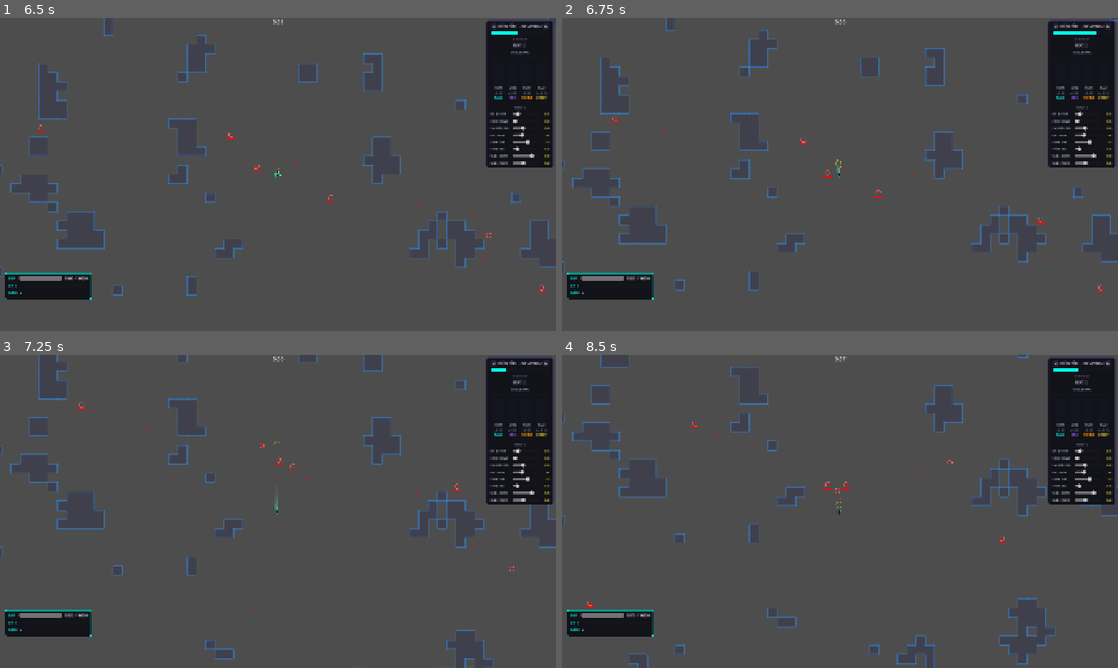
Above: before the commit, frames 1-4 (two rows, left to right).
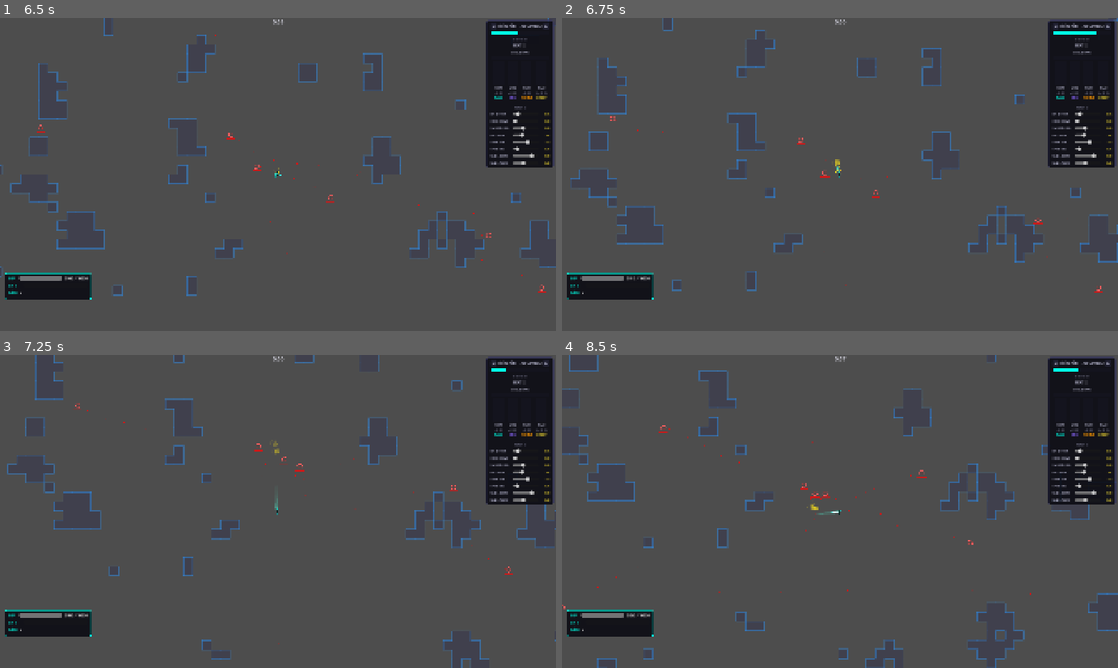
Above: after the commit, the same moments.

Repository: M-E-7/mob-fighter
Game: Godot game, scene res://Levels/MainMenu/MainMenu.tscn
Same seed, same stepped clock (60 frames per second), same inputs: the game is played once before the commit and once after it. Sound files missing from this copy of the repository are replaced by a short silence.
Inputs (mouse positions are in pixels of both pictures, inside the frame that each line leads up to):
- Up to frame 1 (6.5 s): tap Enter at 0.5 s; move the mouse to (400, 158) at 0.52 s; press the mouse at (400, 158) at 0.53 s; hold Right (ui_right) 0.53-1.25 s; release the mouse at (400, 158) at 1.25 s; drag from (166, 190) to (278, 174) at 1.27 s; click "◀" at 2 s; click "▶" at 2.75 s; move the mouse to (333, 105) at 3.52 s; hold Right (ui_right) 3.53-4.25 s; tap Ctrl at 3.6 s; drag from (250, 237) to (38, 89) at 4.27 s; move the mouse to (444, 221) at 5.02 s; press the mouse at (444, 221) at 5.03 s; hold Left (ui_left) 5.03-5.75 s; release the mouse at (444, 221) at 5.75 s; drag from (111, 127) to (389, 215) at 5.77 s
- Up to frame 2 (6.75 s): tap Space (thrust_forward, bound only after the commit) at 6.5 s; move the mouse to (867, 174) at 6.52 s; hold Down (ui_down) from 6.53 s (still down); tap Ctrl at 6.6 s; click (867, 174) at 6.67 s
- Up to frame 3 (7.25 s): keep holding Down (ui_down)
- Up to frame 4 (8.5 s): release Down (ui_down) at 7.25 s; drag from (756, 433) to (1073, 567) at 7.27 s; move the mouse to (962, 495) at 8.02 s; press the mouse at (962, 495) at 8.03 s; hold Space (thrust_forward, bound only after the commit) from 8.03 s (still down)

Frame 1 is identical in both runs. In frame 2, 2.4% of the frame differs, in the area x 0-100%, y 0-88%; in frame 3, 2.6%; in frame 4, 3.5%, in the area x 0-100%, y 0-100%.

Commit message:
Added space for forward momentum

Diff:
--- a/Components/Scripts/input_component.gd
+++ b/Components/Scripts/input_component.gd
@@ -3,4 +3,5 @@
 
 var move_vector: Vector2 = Vector2.ZERO
 var shoot_pressed: bool = false
+var thrust_pressed: bool = false
 var aim_direction: Vector2 = Vector2.ZERO
--- a/Components/Scripts/movement_component.gd
+++ b/Components/Scripts/movement_component.gd
@@ -4,12 +4,16 @@
 @export var entity: LivingEntity
 
 
-func move(direction: Vector2, delta: float) -> void:
+func move(direction: Vector2, thrust: bool, delta: float) -> void:
 	if not entity:
 		return
 
-	if direction.length() > 0:
-		var target_velocity := direction * entity.max_speed
+	var effective_direction := direction
+	if thrust:
+		effective_direction += Vector2.from_angle(entity.rotation - PI / 2.0)
+
+	if effective_direction.length() > 0:
+		var target_velocity := effective_direction.normalized() * entity.max_speed
 		entity.velocity = entity.velocity.move_toward(target_velocity, entity.acceleration * delta)
 	else:
 		entity.velocity = entity.velocity.move_toward(Vector2.ZERO, entity.friction * delta)
--- a/Components/Scripts/player_input_component.gd
+++ b/Components/Scripts/player_input_component.gd
@@ -15,6 +15,7 @@
 
 	move_vector = Input.get_vector("ui_left", "ui_right", "ui_up", "ui_down")
 	shoot_pressed = Input.is_action_pressed("shoot")
+	thrust_pressed = Input.is_action_pressed("thrust_forward")
 
 	var world_mouse: Vector2
 	if target_viewport:
--- a/Components/Scripts/thruster_component.gd
+++ b/Components/Scripts/thruster_component.gd
@@ -36,7 +36,7 @@
 
 	var brightness: float = base_brightness + MusicManager.bass * music_bass_add + _beat_spike * beat_spike_strength
 
-	var fire_main: bool = forward_dot > forward_threshold
+	var fire_main: bool = forward_dot > forward_threshold or entity.inputComponent.thrust_pressed
 	var fire_retro: bool = not fire_main and forward_dot < -forward_threshold
 	var fire_left: bool = not fire_main and not fire_retro and strafe_dot > strafe_threshold
 	var fire_right: bool = not fire_main and not fire_retro and strafe_dot < -strafe_threshold
--- a/Entities/LivingEntity/livingEntity.gd
+++ b/Entities/LivingEntity/livingEntity.gd
@@ -35,7 +35,7 @@
 		return
 
 	if movementComponent:
-		movementComponent.move(inputComponent.move_vector, delta)
+		movementComponent.move(inputComponent.move_vector, inputComponent.thrust_pressed, delta)
 
 	if shootComponent:
 		shootComponent.try_shoot(inputComponent.shoot_pressed, inputComponent.aim_direction, delta)
--- a/project.godot
+++ b/project.godot
@@ -61,6 +61,11 @@
 "events": [Object(InputEventMouseButton,"resource_local_to_scene":false,"resource_name":"","device":-1,"window_id":0,"a …(252 unchanged characters)…
 ]
 }
+thrust_forward={
+"deadzone": 0.5,
+"events": [Object(InputEventKey,"resource_local_to_scene":false,"resource_name":"","device":-1,"window_id":0,"alt_pressed":false,"shift_pressed":false,"ctrl_pressed":false,"meta_pressed":false,"pressed":false,"keycode":0,"physical_keycode":32,"key_label":0,"unicode":32,"location":0,"echo":false,"script":null)
+]
+}
 p2_ui_left={
 "deadzone": 0.5,
 "events": [Object(InputEventJoypadButton,"resource_local_to_scene":false,"resource_name":"","device":0,"button_index":13,"pressure":0.0,"pressed":false,"script":null)
